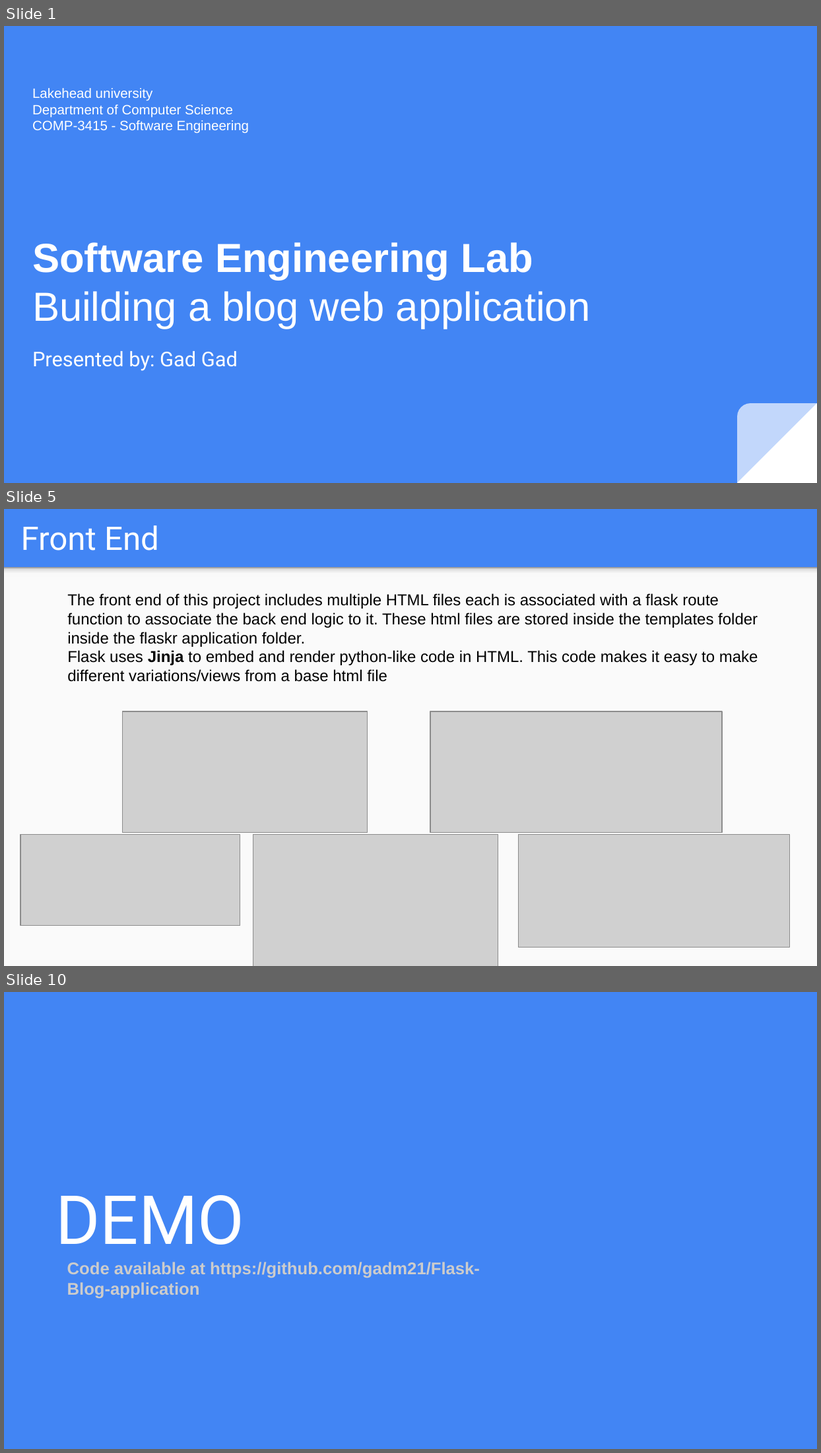
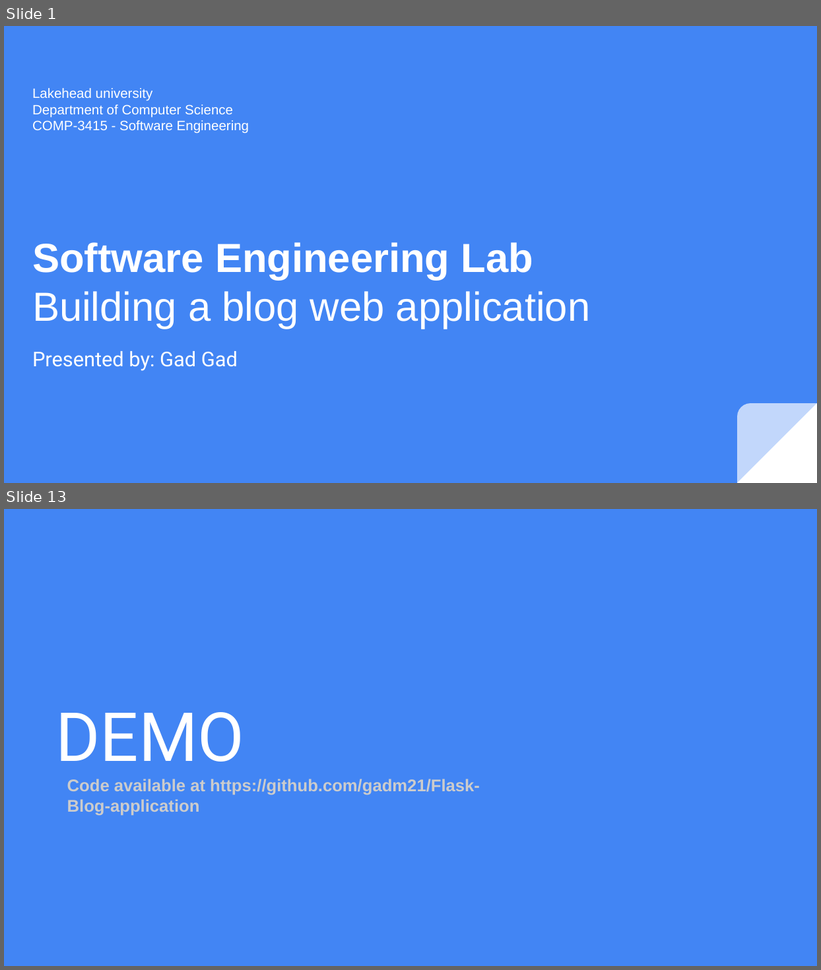
Before and after one commit to gadm21/Flask-Blog-application, a slide deck: Lab Flask blog web application.pptx. Shown one above the other, each under a label of ours: slides 1, 5 and 10 before the commit, slides 1 and 13 after it; the slides between them are not shown. The pictures are 821x1453 and 821x970 pixels, drawn with LibreOffice and Linux fonts; fonts in the diff are those of the drawing; grey boxes stand for pictures. Boxes give left, top, right and bottom in pixels: in the first picture for what was removed or moved away, otherwise in the second. Text is boxed around its words. In the diff, an @@ line names an element or a change of style, - is before the commit and + after.

```diff
--- a/Lab Flask blog web application.pptx
+++ b/Lab Flask blog web application.pptx
@@ slide 5 removed at [4,509,817,966], background #4285F4 @@
@@ title removed at [21,525,159,551] @@
-Front End
@@ rectangle removed at [4,568,817,966] @@
@@ rectangle removed at [4,568,817,577] @@
@@ text removed at [67,593,758,682] @@
-The front end of this project includes multiple HTML files each is associated with a flask route function to associate the back end logic to it. These html files are stored inside the templates folder inside the flaskr application folder.
-Flask uses Jinja to embed and render python-like code in HTML. This code makes it easy to make different variations/views from a base html file
@@ picture removed at [123,712,368,832] @@
@@ picture removed at [430,712,722,832] @@
@@ picture removed at [20,835,240,926] @@
@@ picture removed at [253,835,498,966] @@
@@ picture removed at [519,835,790,948] @@
@@ what was slide 10 is now slide 13 @@
```
Also in this commit, not shown: 7 slides changed, 4 slides added.
